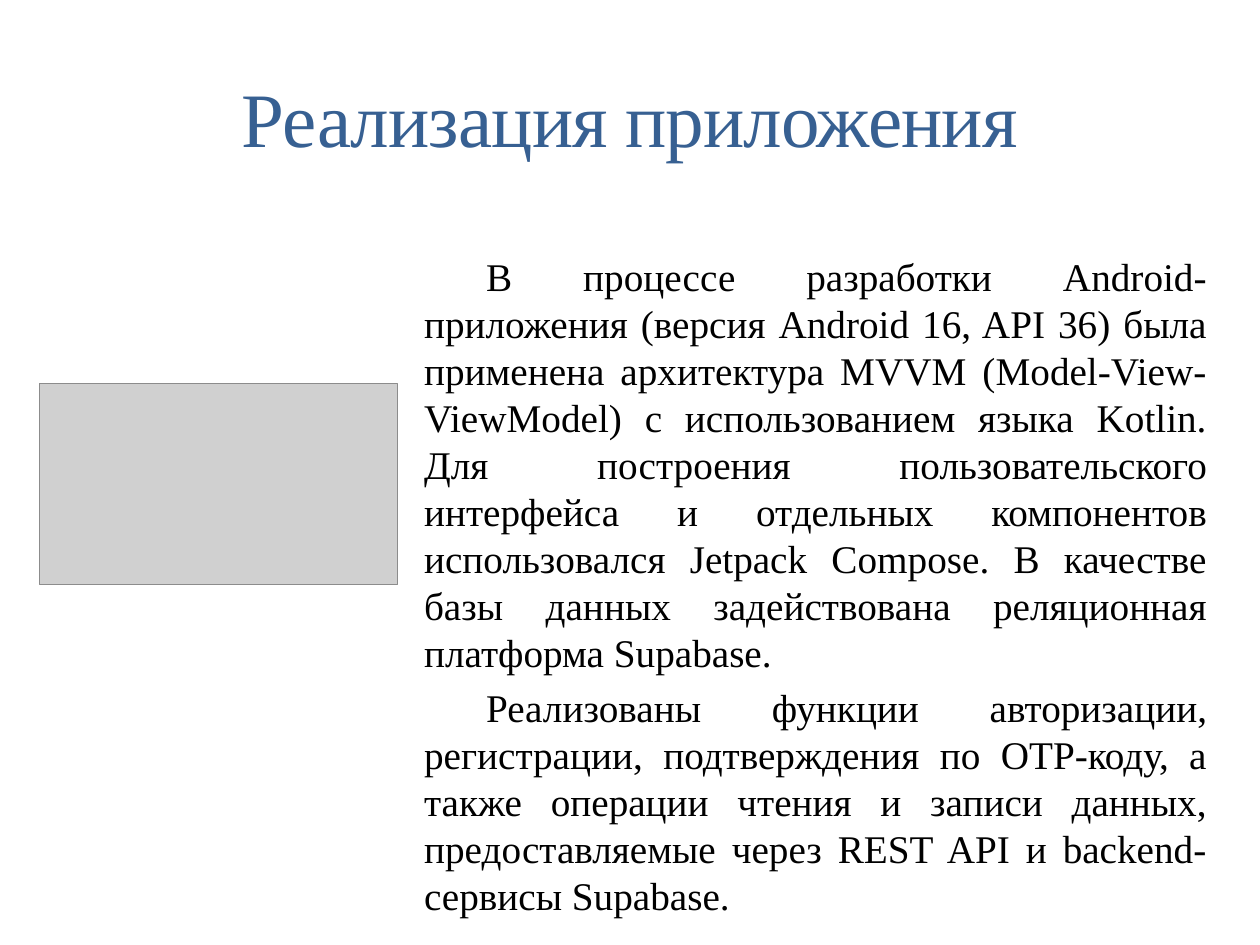
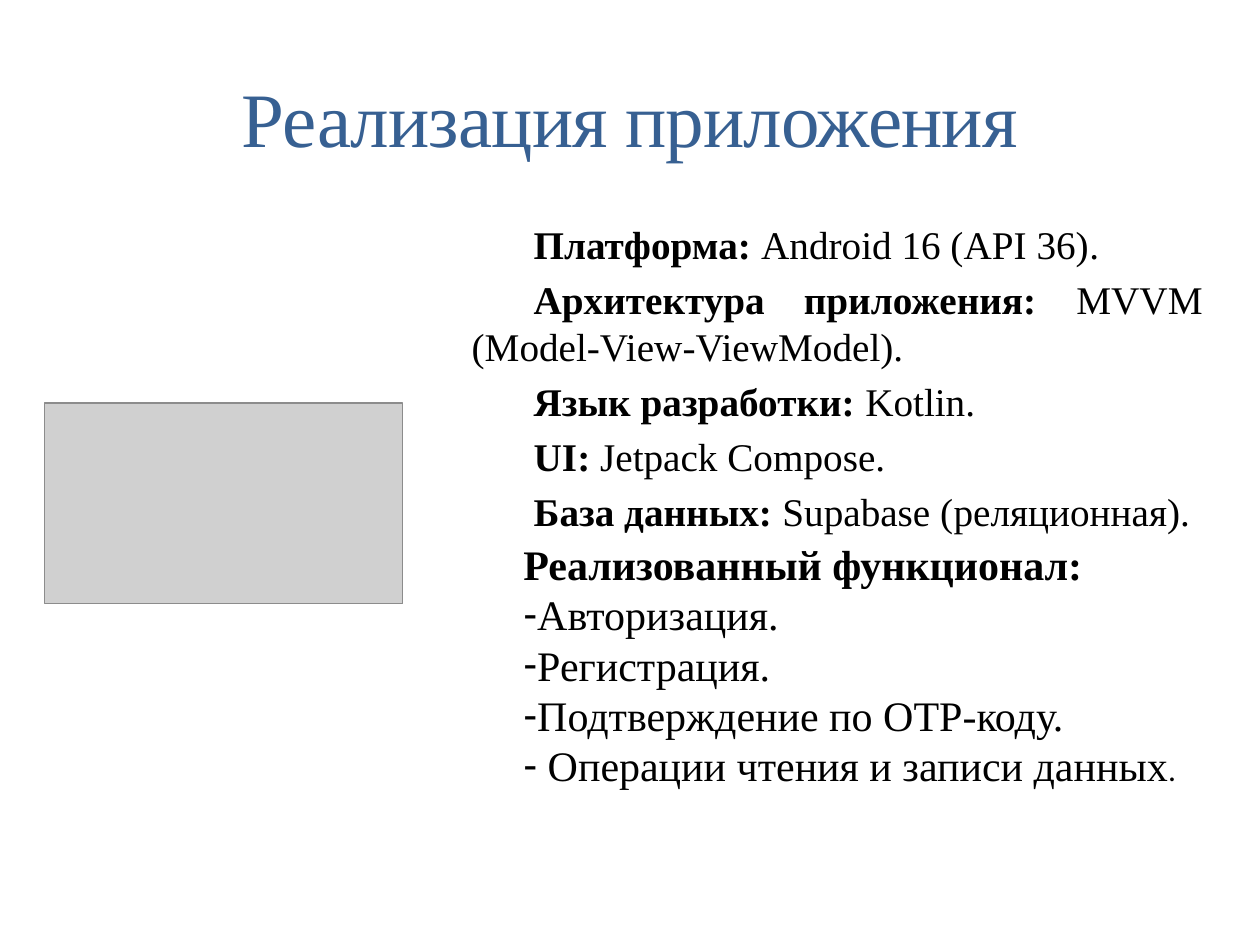
Before and after one commit to samoylovadi18/practice_mobilki, a slide deck: slide 2 of Publication/ПрезентацияСамойлова.pptx. Drawn at 1260x945 pixels with LibreOffice and Linux fonts; fonts in the diff are those of the drawing; grey boxes stand for pictures. Boxes give left, top, right and bottom in pixels: in the first picture for what was removed or moved away, otherwise in the second. Text is boxed around its words. In the diff, an @@ line names an element or a change of style, - is before the commit and + after.

```diff
--- a/Publication/ПрезентацияСамойлова.pptx
+++ b/Publication/ПрезентацияСамойлова.pptx
@@ text at <box>472,231,1202,534</box>: text changed @@
-В процессе разработки Android-приложения (версия Android 16, API 36) была применена архитектура MVVM (Model-View-ViewModel) с использованием языка Kotlin. Для построения пользовательского интерфейса и отдельных компонентов использовался Jetpack Compose. В качестве базы данных задействована реляционная платформа Supabase.
-Реализованы функции авторизации, регистрации, подтверждения по OTP-коду, а также операции чтения и записи данных, предоставляемые через REST API и backend-сервисы Supabase.
+Платформа: Android 16 (API 36).
+Архитектура приложения: MVVM (Model-View-ViewModel).
+Язык разработки: Kotlin.
+UI: Jetpack Compose.
+База данных: Supabase (реляционная).
@@ picture: place and size @@
-picture at <box>39,384,397,585</box>
+picture at <box>44,403,402,604</box>
@@ text added at <box>523,551,1168,790</box>, 24 pt, text #000000 @@
+Реализованный функционал:
+– Авторизация.
+– Регистрация.
+– Подтверждение по OTP-коду.
+– Операции чтения и записи данных.
```
Also in this commit, not shown: 2 other slides changed, 4 other files.
